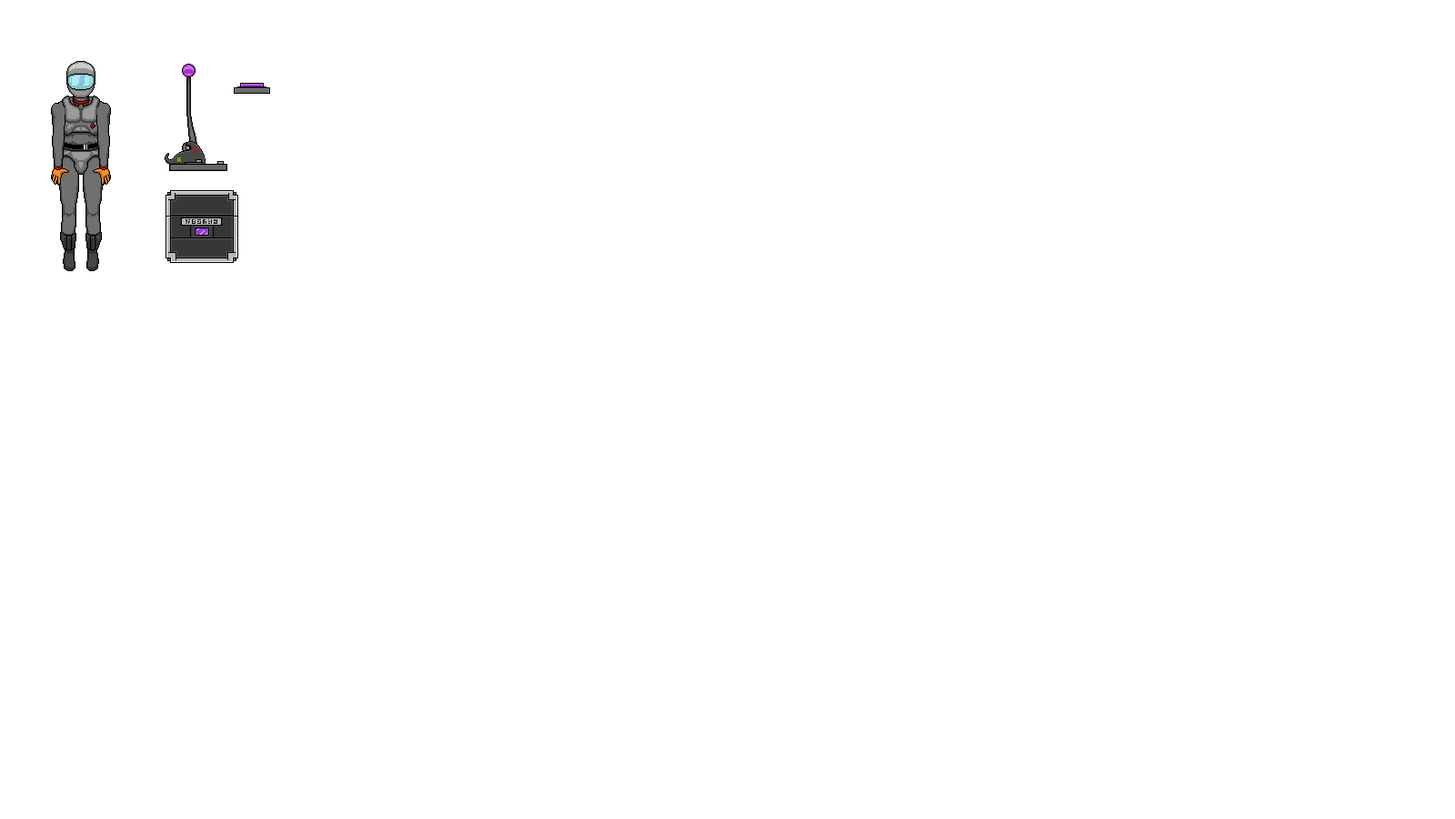
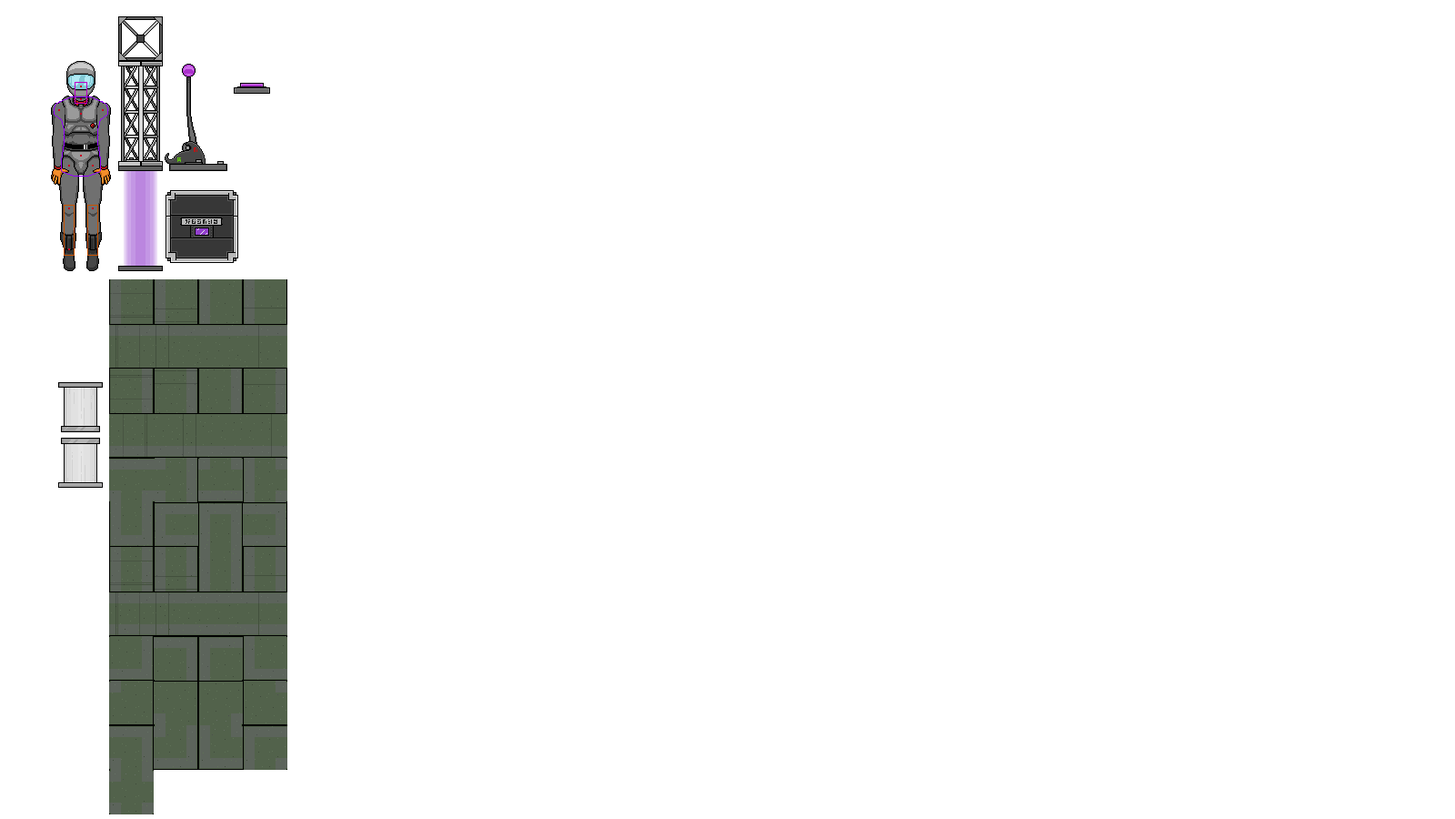
Layers edited between the first and the second w=1455, h=819 image:
added layer "Layer 3" above "Layer 4" over <box>58,171,288,815</box>
added layer "Layer 4" above "Objects" over <box>60,171,152,488</box>
painted on "Objects" over <box>118,16,163,272</box>
showed "torso" over <box>53,96,109,177</box>
showed "neck" over <box>74,81,88,104</box>
showed "lowerLegL" over <box>63,204,75,256</box>
showed "lowerLegR" over <box>87,204,99,256</box>
